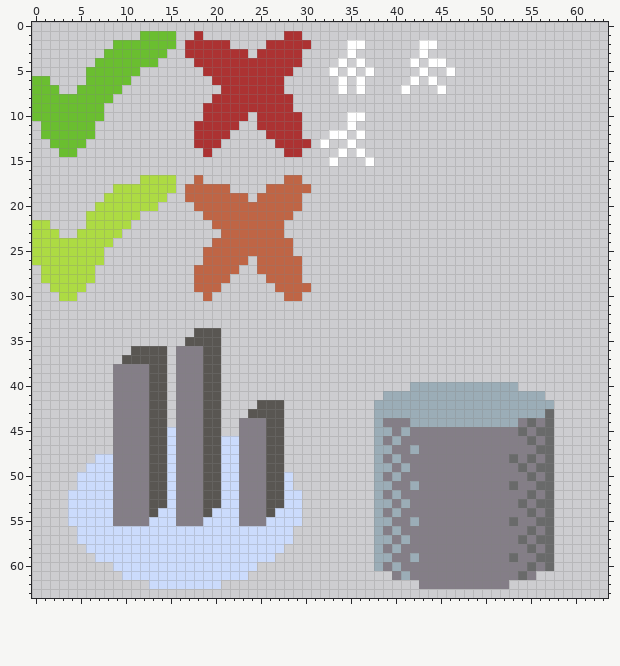
Pixel-art file, stored at external/spritesheet.aseprite. That is the earlier state.
64x64 pixels, 1 frame.
The result:
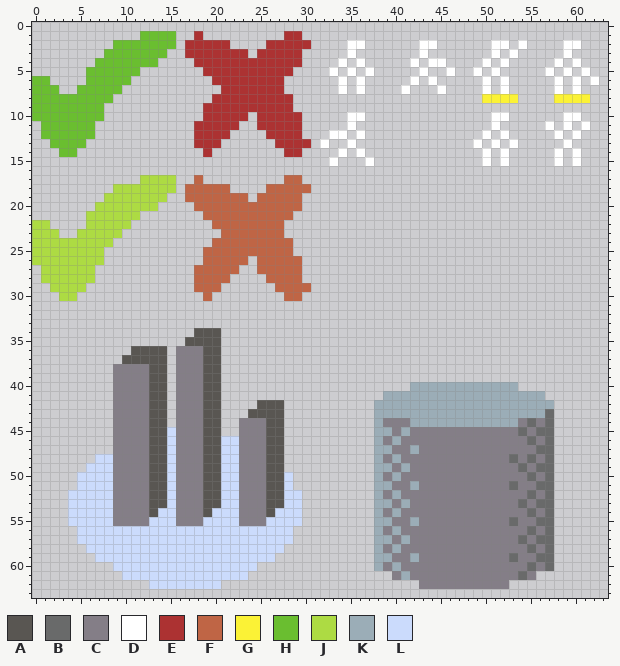
Palette (. is transparent): A #595652  B #696a6a  C #847e87  D #ffffff  E #ac3232  F #bf6545  G #fbf236  H #6abe30  J #addb43  K #9badb7  L #cbdbfc
Difference:
{"y":2,"x":51,"old":"..","new":"DD"}
{"y":2,"x":54,"old":".","new":"D"}
{"y":2,"x":59,"old":"..","new":"DD"}
{"y":3,"x":51,"old":".","new":"D"}
{"y":3,"x":53,"old":".","new":"D"}
{"y":3,"x":59,"old":".","new":"D"}
{"y":4,"x":50,"old":".","new":"D"}
{"y":4,"x":52,"old":".","new":"D"}
{"y":4,"x":58,"old":".","new":"D"}
{"y":4,"x":60,"old":".","new":"D"}
{"y":5,"x":49,"old":".","new":"D"}
{"y":5,"x":51,"old":".","new":"D"}
{"y":5,"x":57,"old":".","new":"D"}
{"y":5,"x":59,"old":".","new":"D"}
{"y":5,"x":61,"old":".","new":"D"}
{"y":6,"x":50,"old":".","new":"D"}
{"y":6,"x":52,"old":".","new":"D"}
{"y":6,"x":58,"old":".","new":"D"}
{"y":6,"x":60,"old":".","new":"D"}
{"y":6,"x":62,"old":".","new":"D"}
{"y":7,"x":50,"old":".","new":"D"}
{"y":7,"x":52,"old":".","new":"D"}
{"y":7,"x":58,"old":".","new":"D"}
{"y":7,"x":60,"old":".","new":"D"}
{"y":8,"x":50,"old":"....","new":"GGGG"}
{"y":8,"x":58,"old":"....","new":"GGGG"}
{"y":10,"x":51,"old":"..","new":"DD"}
{"y":10,"x":59,"old":"..","new":"DD"}
{"y":11,"x":51,"old":".","new":"D"}
{"y":11,"x":57,"old":".","new":"D"}
{"y":11,"x":59,"old":".","new":"D"}
{"y":11,"x":61,"old":".","new":"D"}
{"y":12,"x":50,"old":".","new":"D"}
{"y":12,"x":52,"old":".","new":"D"}
{"y":12,"x":58,"old":".","new":"D"}
{"y":12,"x":60,"old":".","new":"D"}
{"y":13,"x":49,"old":".","new":"D"}
{"y":13,"x":51,"old":".","new":"D"}
{"y":13,"x":53,"old":".","new":"D"}
{"y":13,"x":59,"old":".","new":"D"}
{"y":14,"x":50,"old":".","new":"D"}
{"y":14,"x":52,"old":".","new":"D"}
{"y":14,"x":58,"old":".","new":"D"}
{"y":14,"x":60,"old":".","new":"D"}
{"y":15,"x":50,"old":".","new":"D"}
{"y":15,"x":52,"old":".","new":"D"}
{"y":15,"x":58,"old":".","new":"D"}
{"y":15,"x":60,"old":".","new":"D"}
{"label":"added","picture_box":[473,40,599,166]}
